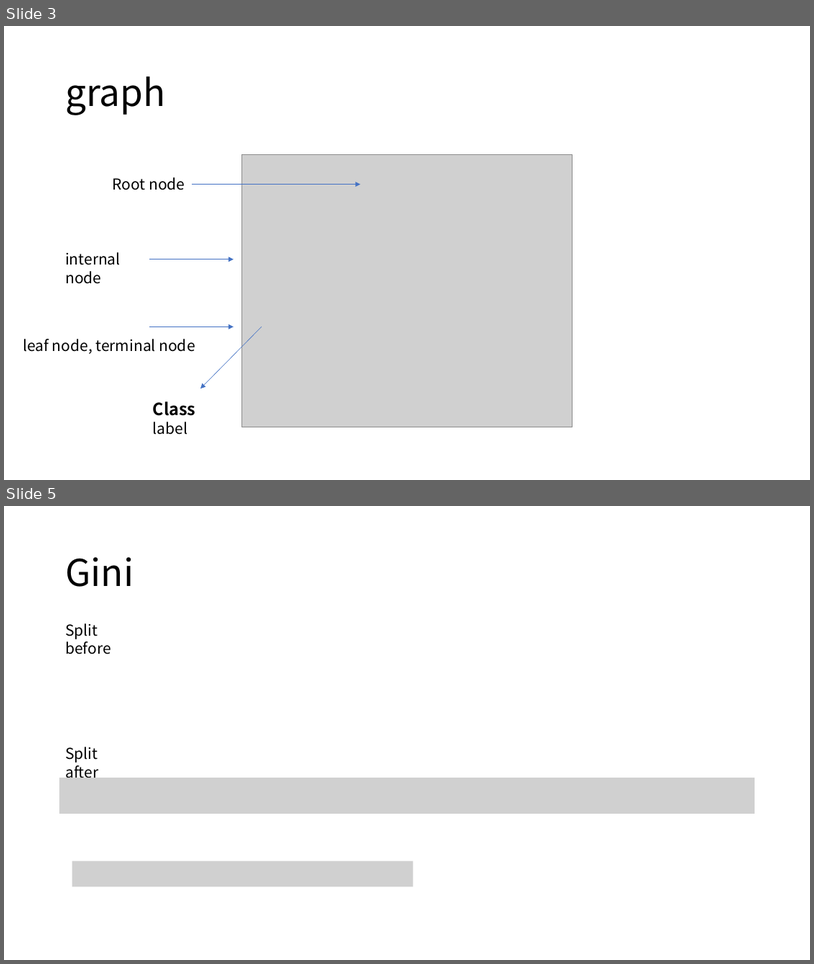
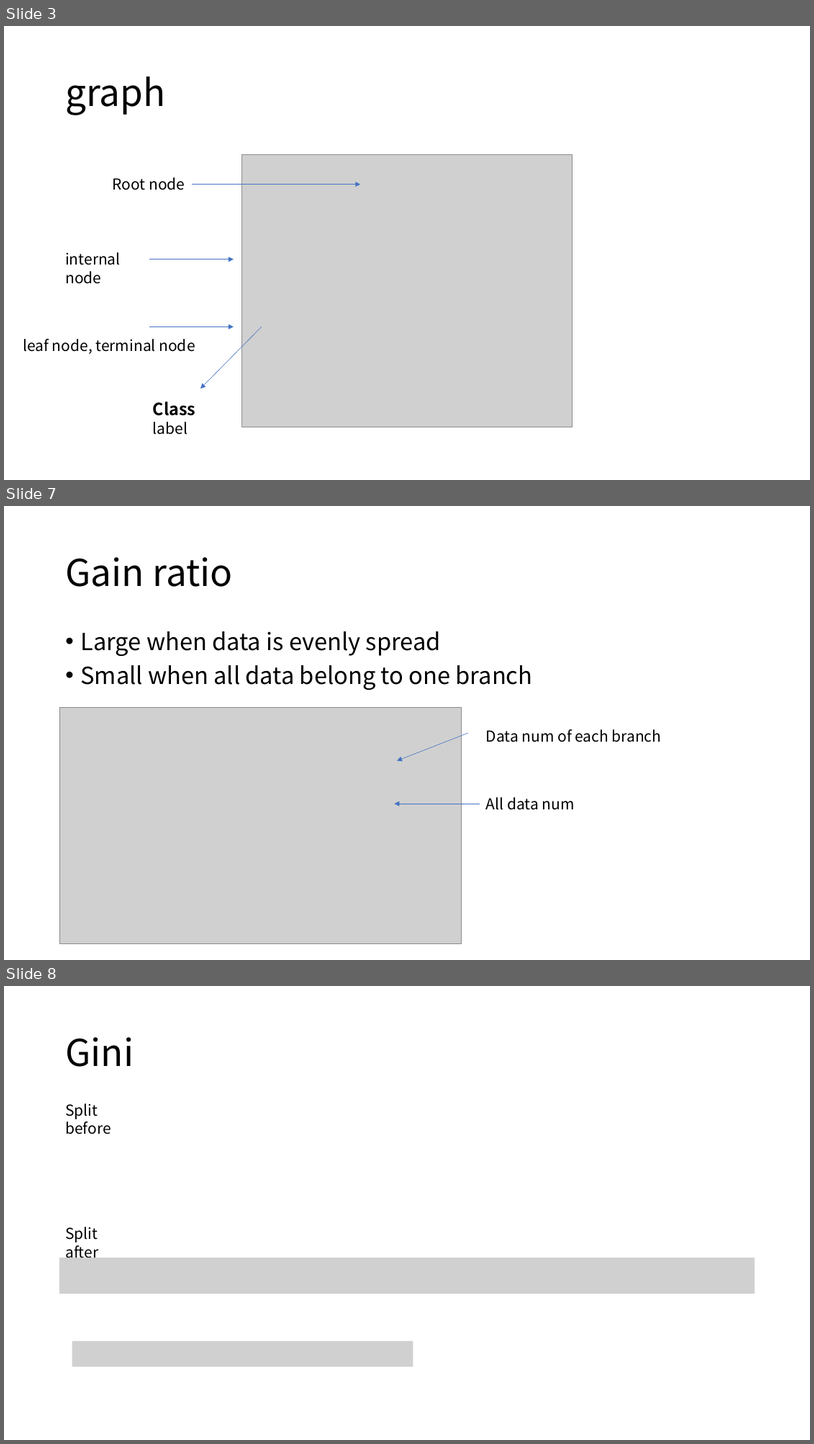
Before and after one commit to gudrb/machine_learning_class, a slide deck: Decision tree.pptx. Shown one above the other, each under a label of ours: slides 3 and 5 before the commit, slides 3, 7 and 8 after it; the slides between them are not shown. The pictures are 814x964 and 814x1444 pixels, drawn with LibreOffice and Linux fonts; fonts in the diff are those of the drawing; grey boxes stand for pictures. Boxes give left, top, right and bottom in pixels: in the first picture for what was removed or moved away, otherwise in the second. Text is boxed around its words. In the diff, an @@ line names an element or a change of style, - is before the commit and + after.

```diff
--- a/Decision tree.pptx
+++ b/Decision tree.pptx
@@ slide 7 added at [4, 506, 810, 960], background #FFFFFF @@
@@ title added at [65, 557, 233, 587], 44 pt, text #000000 @@
+Gain ratio
@@ text added at [80, 631, 533, 690], 28 pt, text #000000 @@
+• Large when data is evenly spread
+• Small when all data belong to one branch
@@ picture added at [59, 707, 462, 943] @@
@@ arrow added from (468, 733) to (397, 761), #4472C4 0.5 pt @@
@@ text added at [486, 729, 662, 742], 18 pt, text #000000 @@
+Data num of each branch
@@ arrow added from (481, 803) to (395, 803), #4472C4 0.5 pt @@
@@ text added at [486, 797, 575, 810], 18 pt, text #000000 @@
+All data num
@@ what was slide 5 is now slide 8 @@
```
Also in this commit, not shown: 1 slide changed, 3 other slides added.
